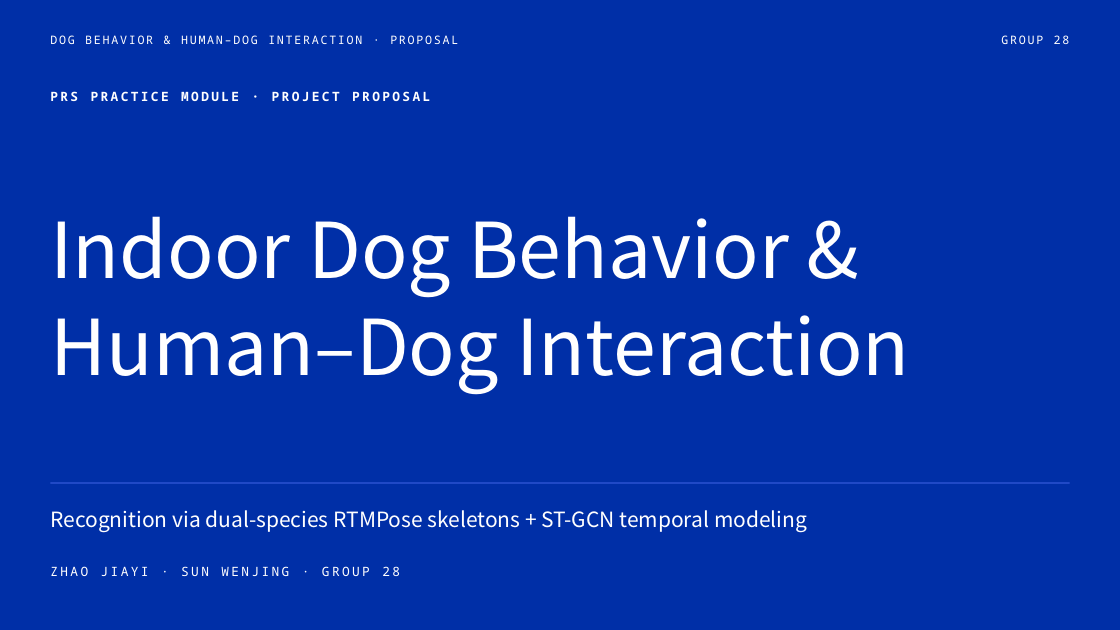
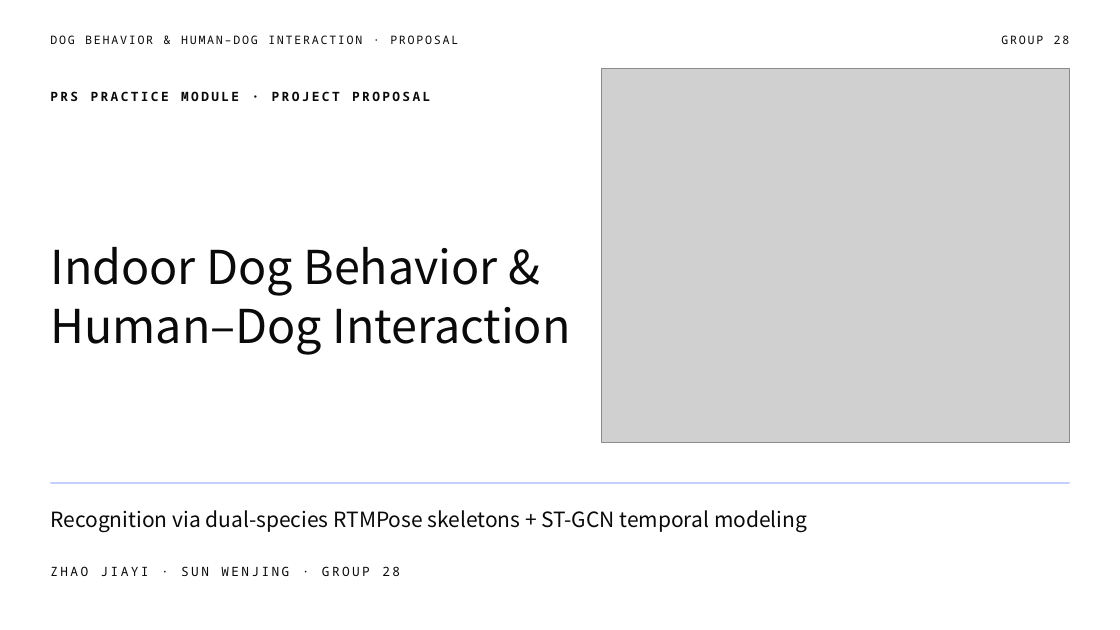
Before and after one commit to ZHAO-1221/PRS, a slide deck: slide 1 of presentation/Group 28.pptx. Drawn at 1120x630 pixels with LibreOffice and Linux fonts; fonts in the diff are those of the drawing; grey boxes stand for pictures. Boxes give left, top, right and bottom in pixels: in the first picture for what was removed or moved away, otherwise in the second. Text is boxed around its words. In the diff, an @@ line names an element or a change of style, - is before the commit and + after.

```diff
--- a/presentation/Group 28.pptx
+++ b/presentation/Group 28.pptx
@@ background #002FA7 to #FFFFFF @@
@@ picture added at (602, 69, 1070, 443) @@
@@ text "Indoor Dog Behavior &" at (50, 247, 570, 355): size 66 to 40 pt, text colour #FFFFFF to #0A0A0A @@
@@ text colour #FFFFFF to #0A0A0A in 5 elements at (50, 35, 458, 44), (1001, 35, 1070, 44), (50, 91, 430, 101), (50, 510, 807, 532), (50, 566, 400, 576) @@
```
Also in this commit, not shown: 1 other file.
